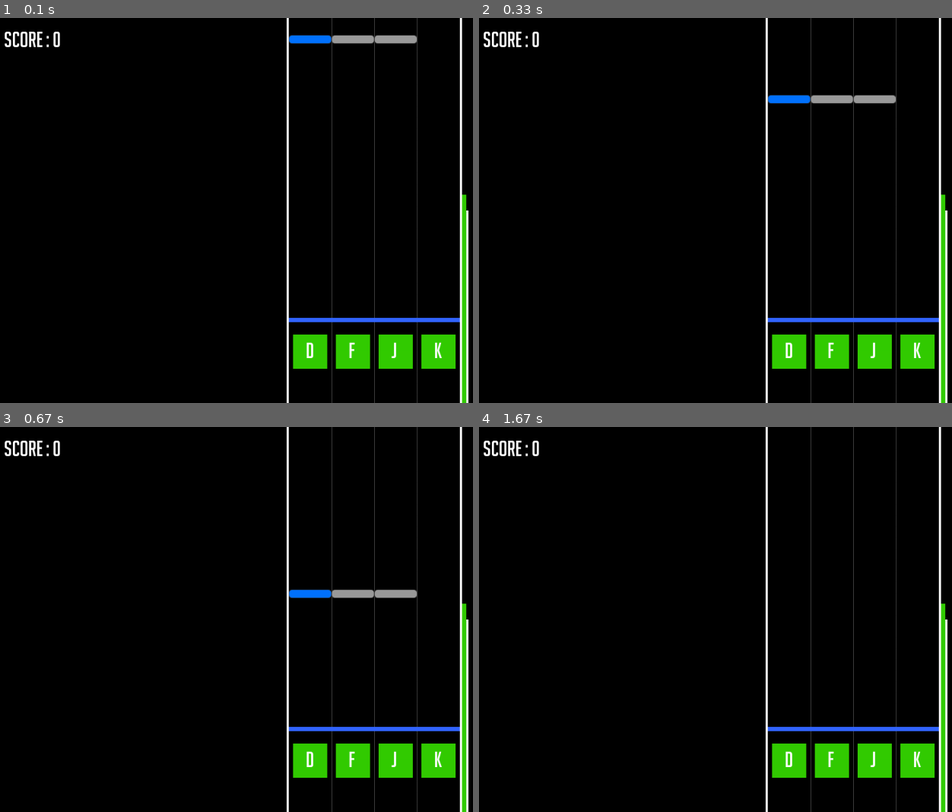
Above: before the commit, frames 1-4 (two rows, left to right).
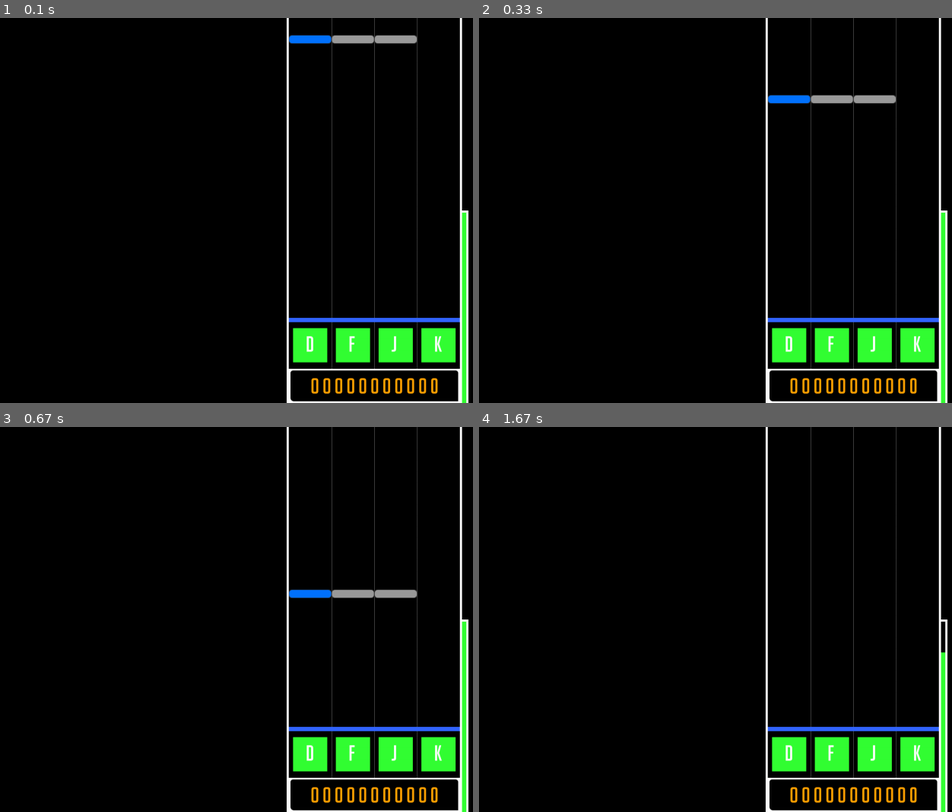
Above: after the commit, the same moments.

Repository: DeltaFrog1407/DELTABEAT
Game: pygame game, started from import pygame.py
The game is run twice, just before and just after one commit, with the same random seed, the same clock (stepped at 60 frames per second) and the same inputs.
Inputs:
- Up to frame 1 (0.1 s): no input
- Up to frame 2 (0.33 s): no input
- Up to frame 3 (0.67 s): tap F at 0.33 s
- Up to frame 4 (1.67 s): no input

The runs differ from the first frame. In frame 1, 4.9% of the frame differs, in the area x 0-99%, y 3-100%; in frame 2, 4.9%; in frame 3, 4.9%; in frame 4, 4.9%.

Commit message:
리듬게임 만들기 4
색깔, 디자인, 체력 스코어보드 및 콤보 시스템을 넣었습니다.

Diff:
--- a/import pygame.py
+++ b/import pygame.py
@@ -12,9 +12,10 @@
 BLACK = (0, 0, 0)
 CYAN = (0, 255, 255)
 GRAY = (102, 102, 102)
-SKY_BLUE = (000, 51, 204)
+SKY_BLUE = (0, 51, 204)
 OCEAN_BLUE = (51, 102, 255)
-LEAF_GREEN = (51, 204, 0)
+LEAF_GREEN = (51, 255, 51)
+DARK_ORANGE = (255, 162, 0)
 
 FRAME_X = 700
 FRAME_WIDTH = 400
@@ -41,21 +42,25 @@
         self.rect.y += self.speed
 
     def out_of_screen(self): # 노트가 화면 밖에 나갈 때 삭제
-        if self.rect.y >= FRAME_HEIGHT:
+        if self.rect.y >= FRAME_HEIGHT - 80:
             return True
         return False
+
 
 class Game():
     def __init__(self):
         font_path = resource_path("big_noodle_titling.ttf")
         press_se = resource_path("snare.wav")
         press_effect_path = resource_path("press_effect.png")
+        scoreboard_image = resource_path("scoreboard.png")
+        self.scoreboard = pygame.image.load(scoreboard_image)
         self.effect = pygame.image.load(press_effect_path)
         self.press = pygame.mixer.Sound(press_se)
         self.font = pygame.font.Font(font_path, 50)
         self.line = FRAME_HEIGHT* 7/9 + 10
         self.score = 0
         self.hp = 100
+        self.combo = 0
 
         self.notes_0 = [] # 라인 별 노트 저장 리스트
         self.notes_1 = []
@@ -70,37 +75,54 @@
         self.notes_0.append(Note(0, 10))
         self.notes_1.append(Note(1, 10))
         self.notes_2.append(Note(2, 10))
+
 
     def note_decesion(self, note_ypos, line): # 노트 판정
         self.gap = abs(note_ypos - line) # 노트와 판정선의 차잇값의 절댓값
         if self.gap >= 120: # fail
             self.score += 0
             self.hp -= 5
-            print(self.score)
+            if self.combo > 0:
+                self.combo = 0
         elif self.gap < 120 and self.gap >= 80: # normal
             self.score += 1
-            print(self.score)
+            self.hp += 1
+            self.combo += 1
         elif self.gap < 80 and self.gap >= 40: # great
             self.score += 5
-            print(self.score)
+            self.hp += 2
+            self.combo += 1
         elif self.gap < 40 and self.gap >= 0 : # perfect
             self.score += 10
-            print(self.score)
+            self.hp += 3
+            self.combo += 1
 
     def run_logic(self):
         # 노트가 밖에 나갈 때 삭제
         for note in self.notes_0:
             if note.out_of_screen():
                 del self.notes_0[0]
+                self.hp -= 5
+                if self.combo > 0:
+                    self.combo = 0
         for note in self.notes_1:
             if note.out_of_screen():
                 del self.notes_1[0]
+                self.hp -= 5
+                if self.combo > 0:
+                    self.combo = 0
         for note in self.notes_2:
             if note.out_of_screen():
                 del self.notes_2[0]
+                self.hp -= 5
+                if self.combo > 0:
+                    self.combo = 0
         for note in self.notes_3:
             if note.out_of_screen():
                 del self.notes_3[0]
+                self.hp -= 5
+                if self.combo > 0:
+                    self.combo = 0
 
     def draw_text(self, screen, text, font, x, y, main_color): # 텍스트 입력용 함수
         text_obj = font.render(text, True, main_color)
@@ -114,24 +136,26 @@
             self.effect_rect = self.effect.get_rect()
             self.effect_rect.x = FRAME_X
             self.effect_rect.y = FRAME_HEIGHT* 7/9 - self.effect_rect.height
-
-            screen.blit(self.effect, self.effect_rect)
+            screen.blit(self.effect, self.effect_rect)
+
         if self.pressed_f: # f키 클릭 효과
             self.effect_rect = self.effect.get_rect()
             self.effect_rect.x = FRAME_X + FRAME_WIDTH/4
             self.effect_rect.y = FRAME_HEIGHT* 7/9 - self.effect_rect.height
-
-            screen.blit(self.effect, self.effect_rect)
+            screen.blit(self.effect, self.effect_rect)
+
         if self.pressed_j: # j키 클릭 효과
             self.effect_rect = self.effect.get_rect()
             self.effect_rect.x = FRAME_X + FRAME_WIDTH/4*2
             self.effect_rect.y = FRAME_HEIGHT* 7/9 - self.effect_rect.height
             screen.blit(self.effect, self.effect_rect)
+
         if self.pressed_k: # k키 클릭 효과
             self.effect_rect = self.effect.get_rect()
             self.effect_rect.x = FRAME_X + FRAME_WIDTH/4*3
             self.effect_rect.y = FRAME_HEIGHT* 7/9 - self.effect_rect.height
             screen.blit(self.effect, self.effect_rect)
+
         # 라인별 노트 업데이트, 그리기
         for note in self.notes_0:
             note.update()
@@ -146,19 +170,30 @@
             note.update()
             note.draw(screen)
         # HP 바 그리기
-        self.hp_visual = self.hp
-        if self.hp > 0:
-            for i in range(-10, 10):
-                self.hp_visual = self.hp - i
-                pygame.draw.line(screen, LEAF_GREEN,
-                [FRAME_X + FRAME_WIDTH + LINE_WIDTH*2 - 1, (FRAME_HEIGHT / 2 + LINE_WIDTH)/self.hp_visual*100],
-                [FRAME_X + FRAME_WIDTH + LINE_WIDTH*2 - 1, FRAME_HEIGHT],
-                width=10)
+        self.hp_length = FRAME_HEIGHT/2
+        if self.hp > 0: # 체력 바에 역동감을 주기 위한 효과 넣기
+            a = random.choice([-1, 1])
+            if self.hp == 100:
+                self.hp_visual = 100
+            elif self. hp <= 100:
+                self.hp_visual = self.hp + a
+            elif self.hp_visual <= 0:
+                self.hp_visual = 0
+            pygame.draw.rect(screen, LEAF_GREEN, # 색깔
+            [FRAME_X + FRAME_WIDTH + LINE_WIDTH, (FRAME_HEIGHT / 2 + LINE_WIDTH)+(FRAME_HEIGHT / 2)*(1 - self.hp_visual/100), # 시작 위치
+            LINE_WIDTH * 2, (FRAME_HEIGHT / 2)*(self.hp_visual/100)]) # 폭과 높이
+
+        #스코어보드 밑바탕
+        screen.blit(self.scoreboard, [FRAME_X, FRAME_HEIGHT * 7/9 + 40 +FRAME_WIDTH/4 - KEY_SPACE*2])
+        # 스코어
+        self.score_visual = "{0:O>11}".format(self.score)
+        self.score_visual_two = " ".join(self.score_visual)
+        self.draw_text(screen, self.score_visual_two, self.font, FRAME_X + FRAME_WIDTH/2, SCREEN_HEIGHT - 40, DARK_ORANGE)
 
     def display_frame(self, screen, keycolor, fontcolor): #게임 프레임 그리기 - 플레이하는 부분
         screen.fill(BLACK)
         x = FRAME_X + KEY_SPACE
-        y = FRAME_HEIGHT * 7/9 + 40
+        y = FRAME_HEIGHT * 7/9 + 25
         keyframe_size = FRAME_WIDTH/4 - KEY_SPACE*2
         for i in range(3): #노트 구분 선
             pygame.draw.line(screen, GRAY, [FRAME_X + (i + 1)*(FRAME_WIDTH/4), 0], [FRAME_X + (i + 1)*(FRAME_WIDTH/4), FRAME_HEIGHT + LINE_WIDTH*2], width=1)
@@ -168,14 +203,17 @@
         #게임 프레임
         pygame.draw.rect(screen, WHITE, [FRAME_X - LINE_WIDTH, -1 * LINE_WIDTH, FRAME_WIDTH + LINE_WIDTH*2, FRAME_HEIGHT + LINE_WIDTH*2], width=LINE_WIDTH)
         #HP바 프레임
-        pygame.draw.rect(screen, WHITE, [(FRAME_X + FRAME_WIDTH), (FRAME_HEIGHT / 2), 20, (FRAME_HEIGHT / 2) + LINE_WIDTH], width = LINE_WIDTH)
+        pygame.draw.rect(screen, WHITE, [(FRAME_X + FRAME_WIDTH), (FRAME_HEIGHT / 2), LINE_WIDTH*4, (FRAME_HEIGHT / 2) + LINE_WIDTH], width = LINE_WIDTH)
         for i, key in enumerate(["D", "F", "J", "K"]): #게임 판정선 아래 키 설명
             pygame.draw.rect(screen, keycolor, [x+FRAME_WIDTH*i/4, y, keyframe_size, keyframe_size])
             keyset = self.font.render(key, True, fontcolor)
             screen.blit(keyset, (x+FRAME_WIDTH*i/4+keyframe_size/2-KEY_SPACE, y+KEY_SPACE))
-
-        # 텍스트들
-        self.draw_text(screen, "Score : " + str(self.score), self.font, 100, 50, WHITE)
+        #콤보 시에 표시
+        if self.combo > 0:
+            self.draw_text(screen, "COMBO", self.font, FRAME_X + FRAME_WIDTH/2, FRAME_HEIGHT*1/6, DARK_ORANGE)
+            self.draw_text(screen, "x" + str(self.combo), self.font, FRAME_X + FRAME_WIDTH/2, FRAME_HEIGHT*1/6 + 50, DARK_ORANGE)
+
+
 
     def process_events(self):
         for event in pygame.event.get():
@@ -183,6 +221,7 @@
                 return True
             if event.type == pygame.KEYDOWN:
                 if event.key == pygame.K_d: # d 키를 누름
+                    self.press.play(0)
                     self.pressed_d = True
                     for note in self.notes_0:
                         if abs(self.line - note.rect.y) <= 200 and note.lane == 0:
@@ -190,13 +229,16 @@
                             del self.notes_0[0]
 
                 if event.key == pygame.K_f: # f 키를 누름
+                    self.press.play(0)
                     self.pressed_f = True
                     for note in self.notes_1:
                         if abs(self.line - note.rect.y) <= 200 and note.lane == 1:
                             self.note_decesion(note.rect.y, self.line)
                             del self.notes_1[0]
 
+
                 if event.key == pygame.K_j: # j 키를 누름
+                    self.press.play(0)
                     self.pressed_j = True
                     for note in self.notes_2:
                         if abs(self.line - note.rect.y) <= 200 and note.lane == 2:
@@ -204,6 +246,7 @@
                             del self.notes_2[0]
 
                 if event.key == pygame.K_k: # k 키를 누름
+                    self.press.play(0)
                     self.pressed_k = True
                     for note in self.notes_3:
                         if abs(self.line - note.rect.y) <= 200 and note.lane == 3:
Binary file added: scoreboard.png
Not shown, added: scoreboard.psd
Not shown, changed: snare.wav
